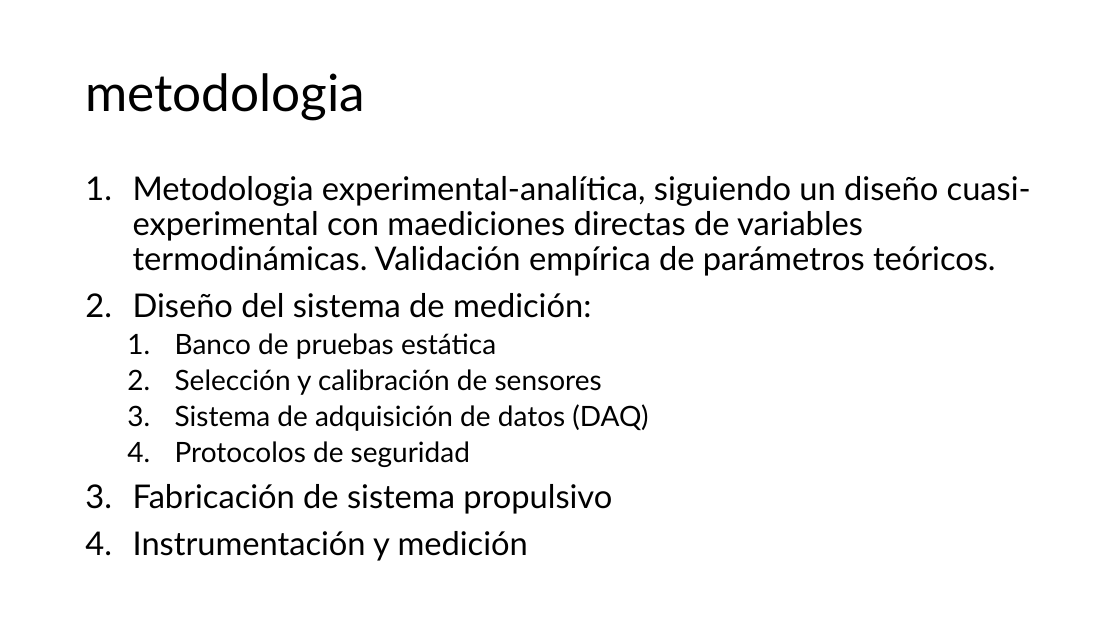
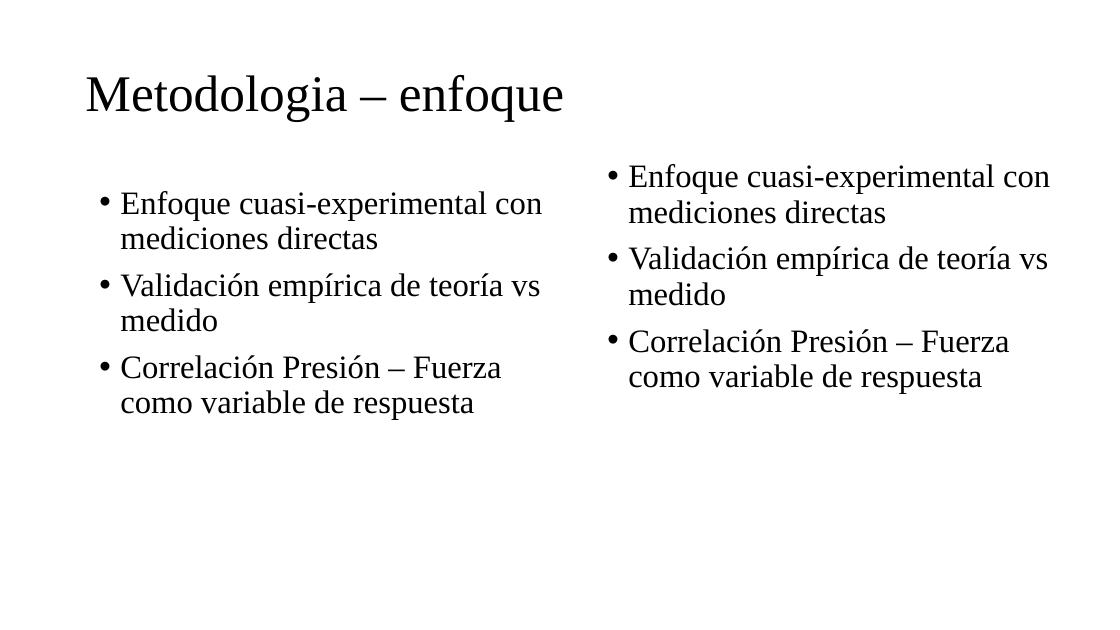
Before and after one commit to Archimedean2345/The-thermal-repository, a slide deck: slide 7 of PIAE2-Presentacion Tecnica.pptx. Drawn at 1120x630 pixels with LibreOffice and Linux fonts; fonts in the diff are those of the drawing. Boxes give left, top, right and bottom in pixels: in the first picture for what was removed or moved away, otherwise in the second. Text is boxed around its words. In the diff, an @@ line names an element or a change of style, - is before the commit and + after.

```diff
--- a/PIAE2-Presentacion Tecnica.pptx
+++ b/PIAE2-Presentacion Tecnica.pptx
@@ title at [85,75,564,121]: text changed; font Lato to Times New Roman @@
-metodologia
+Metodologia – enfoque
@@ text at [628,164,1050,393]: text changed; font Lato to Times New Roman @@
-1. Metodologia experimental-analítica, siguiendo un diseño cuasi-experimental con maediciones directas de variables termodinámicas. Validación empírica de parámetros teóricos.
-2. Diseño del sistema de medición:
-  1. Banco de pruebas estática
-  2. Selección y calibración de sensores
-  3. Sistema de adquisición de datos (DAQ)
-  4. Protocolos de seguridad
-3. Fabricación de sistema propulsivo
-4. Instrumentación y medición
+• Enfoque cuasi-experimental con mediciones directas
+• Validación empírica de teoría vs medido
+• Correlación Presión – Fuerza como variable de respuesta
@@ text added at [120,191,542,420], 28 pt, text #000000 @@
+• Enfoque cuasi-experimental con mediciones directas
+• Validación empírica de teoría vs medido
+• Correlación Presión – Fuerza como variable de respuesta
```
Also in this commit, not shown: 5 other slides changed.
